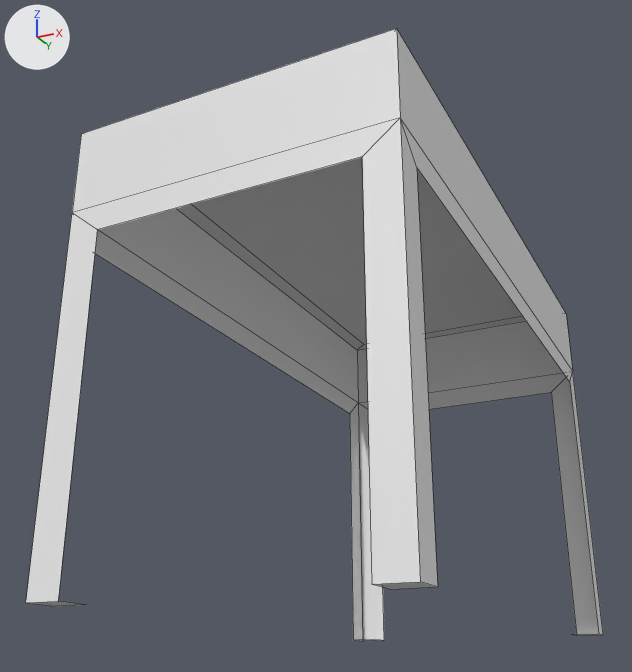
Two versions of the FBX model Assets/Zaliczenie/Levels/Desk.fbx, one commit apart.
The view is the same before and after, from a camera (50 mm lens) standing at (0.659, -1.587, -0.115) and looking at (-0.08, -0.108, 0.551). Arrows for +X, +Y and +Z are at upper left; the lights stay in place. Mesh edges are drawn as thin lines. Where no turn or scale is listed for an object, it has been applied to the vertices.

The older version as bpy lines, for what is in view:
```python
me_cube_002 = bpy.data.meshes.new('Cube.002')
me_cube_002.from_pydata(...)  # 36 vertices, 25 faces; spans x -0.3..0.3, y -0.6..0.6, z 0.0..0.8
ob_desk = bpy.data.objects.new('Desk', me_cube_002)
ob_desk.location = (0.0, 0.0, 0.0)
```
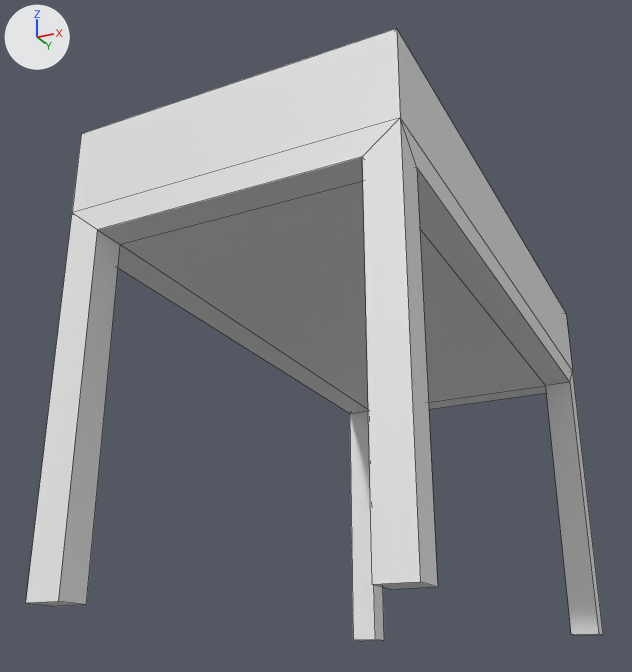
Location of each change, (x1, y1, x2, y2) in pixels of the pictures (632 x 672 px):
part 1 of me_cube_002, added: after (58, 157, 599, 640)

The change, as a diff of the scene's bpy script:
```diff
--- a/Assets/Zaliczenie/Levels/Desk.fbx.py
+++ b/Assets/Zaliczenie/Levels/Desk.fbx.py
@@ mat_apartment @@
+mat_apartment = principled_material('Apartment')
+mat_apartment.base_color = (0.8, 0.8, 0.8)  # white #e7e7e7
@@ me_cube_002 @@
 # used by ob_desk; location = (0.0, 0.0, 0.0)
-me_cube_002.from_pydata(...)  # 36 vertices, 25 faces; spans x -0.3..0.3, y -0.6..0.6, z 0.0..0.8
+me_cube_002.from_pydata(...)  # 40 vertices, 38 faces; spans x -0.3..0.3, y -0.6..0.6, z 0.0..0.8
+# me_cube_002 part 1
+# 4 vertices are added at (-0.24, 0.54, 0.592), (0.24, 0.54, 0.592), (0.24, -0.54, 0.592), (-0.24, -0.54, 0.592)
+# 13 new faces join them
+me_cube_002.materials.append(mat_apartment)  # white #e7e7e7
```
